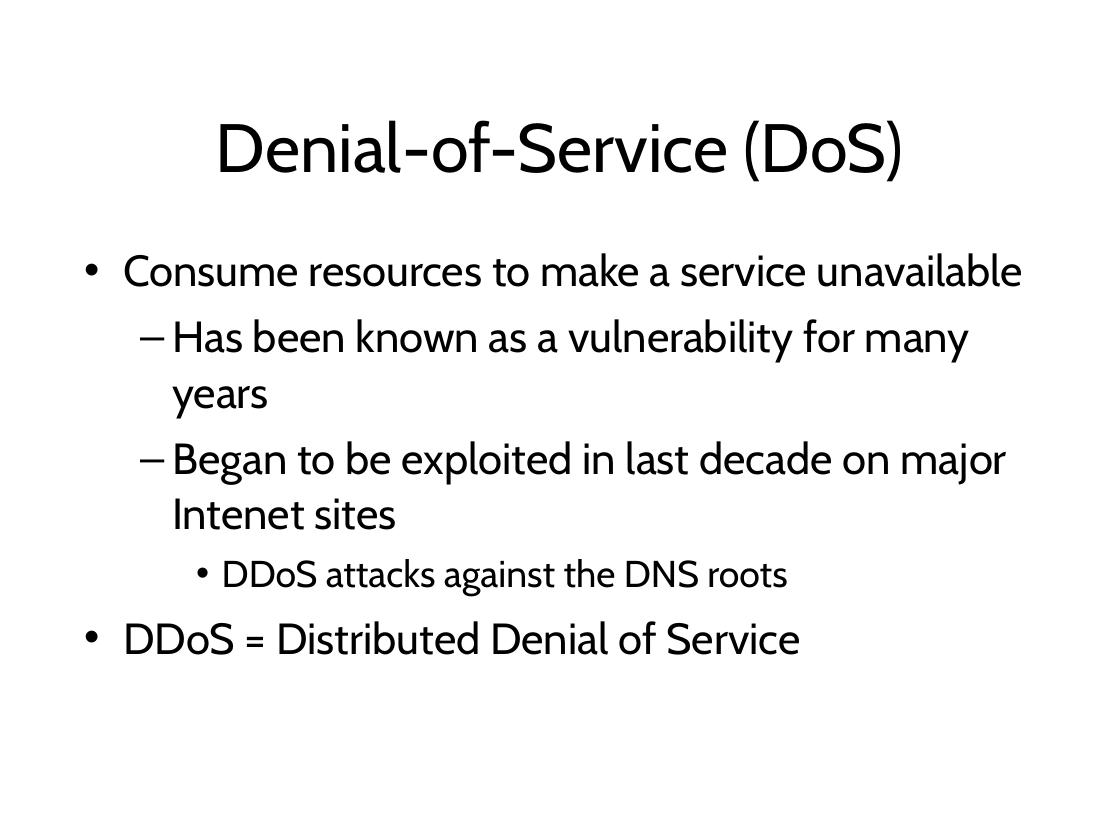
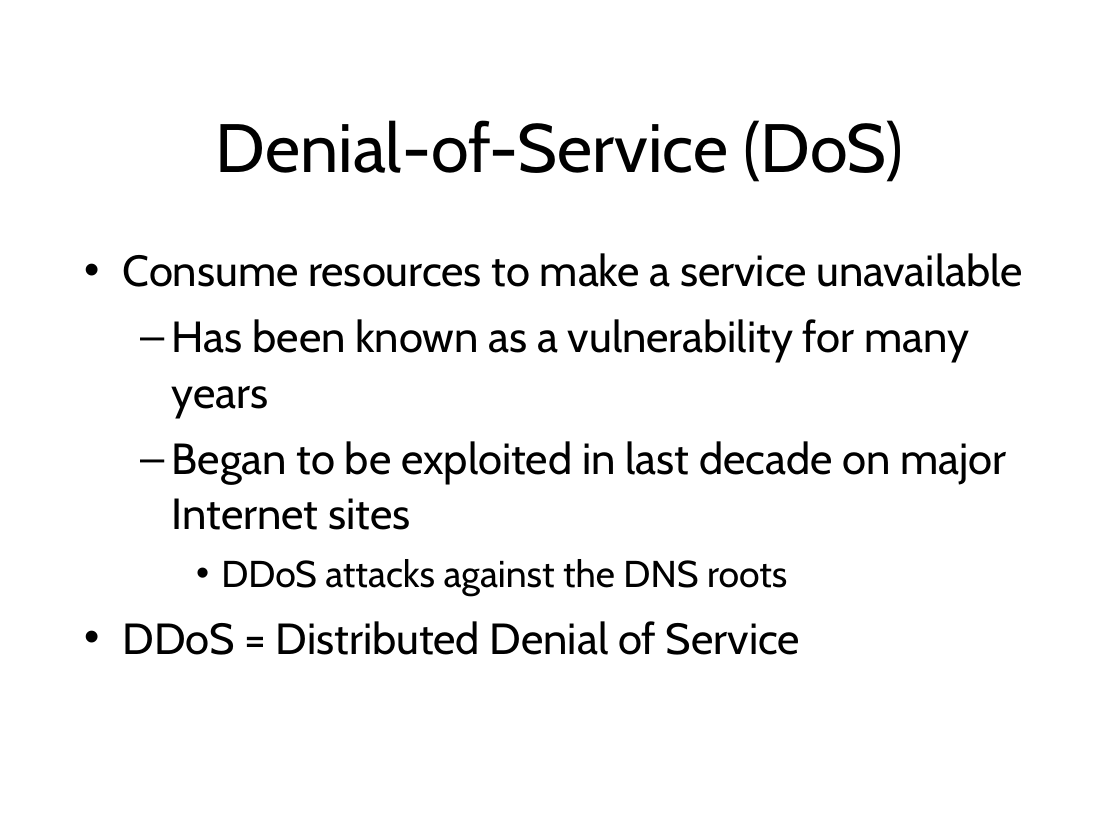
Before and after one commit to sftcd/cs7053, a slide deck: slide 41 of 2016lectures/02-concepts.ppt. Drawn at 1120x840 pixels with LibreOffice and Linux fonts; fonts in the diff are those of the drawing. Boxes give left, top, right and bottom in pixels: in the first picture for what was removed or moved away, otherwise in the second. Text is boxed around its words. In the diff, an @@ line names an element or a change of style, - is before the commit and + after.

```diff
--- a/2016lectures/02-concepts.ppt
+++ b/2016lectures/02-concepts.ppt
@@ text at (123,253,1023,655): indent changed @@
@@ text at (172,441,1006,530): text changed @@
-  – Began to be exploited in last decade on major Intenet sites
+  – Began to be exploited in last decade on major Internet sites
```
Also in this commit, not shown: 43 other slides changed, 2 slides added.
